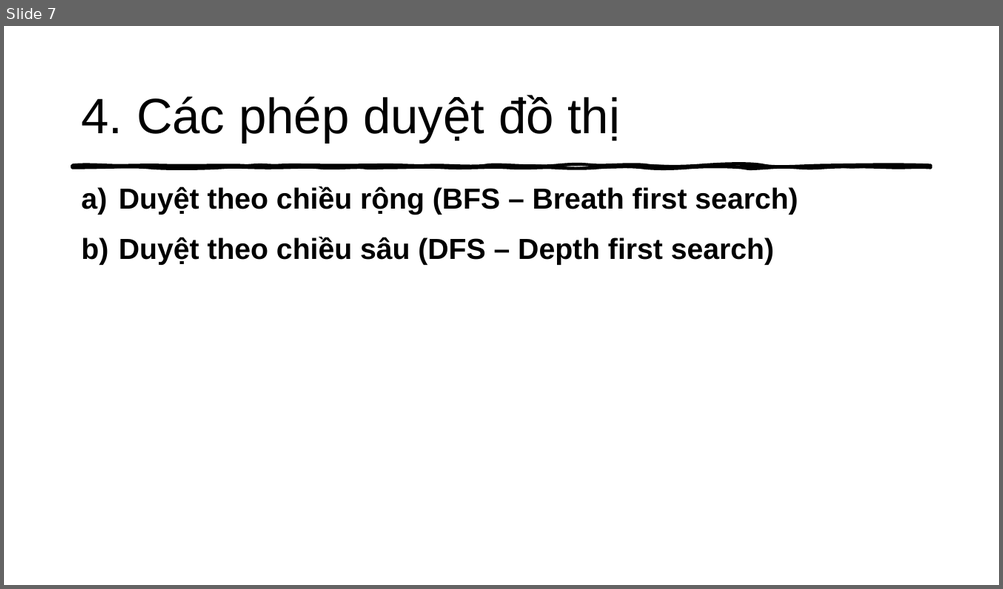
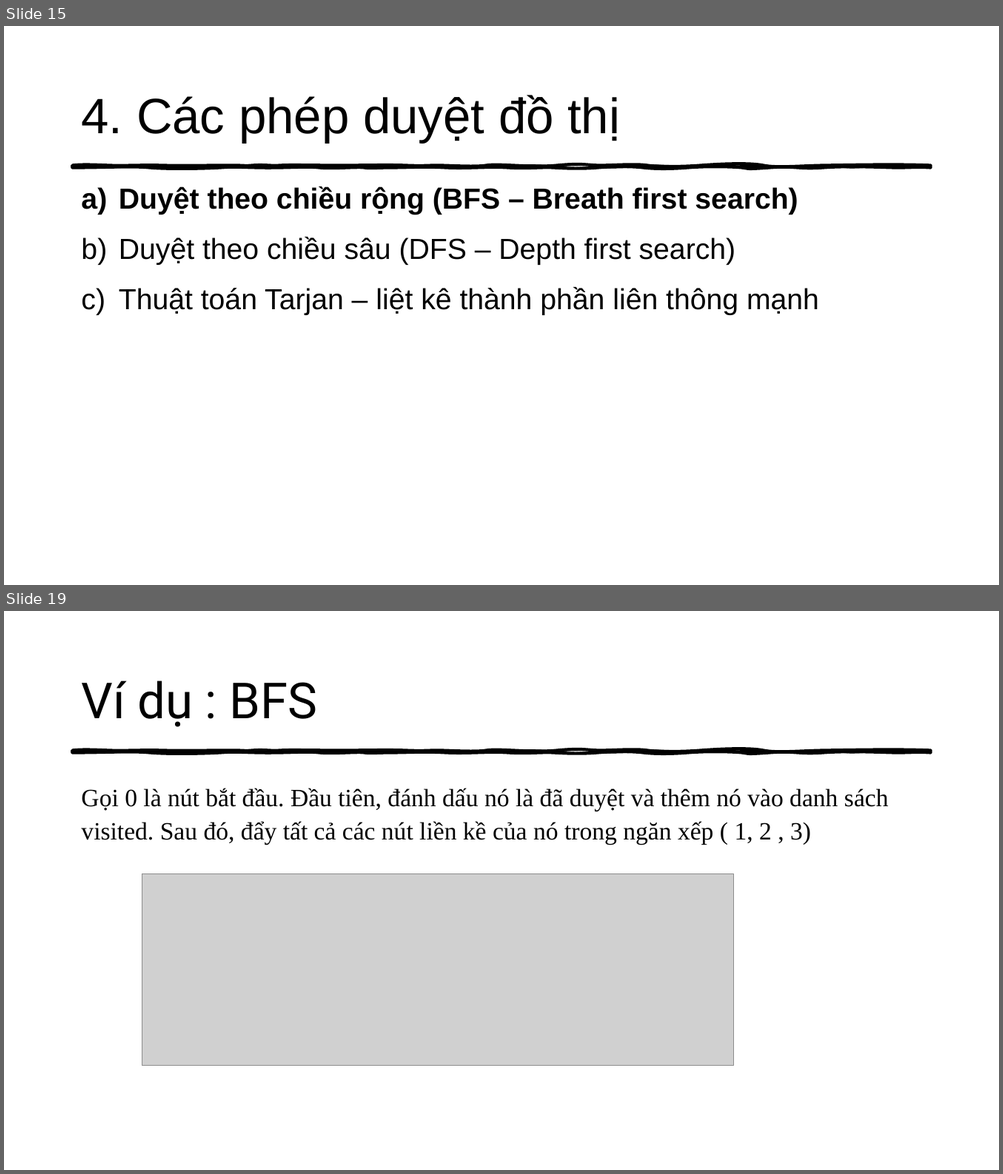
Before and after one commit to thathcmus/CTDL_GT, a slide deck: Cau_Truc_Du_Lieu_Do_Thi_Va_Ung_Dung.pptx. Shown one above the other, each under a label of ours: slide 7 before the commit, slides 15 and 19 after it; the slides between them are not shown. The pictures are 1003x589 and 1003x1174 pixels, drawn with LibreOffice and Linux fonts; fonts in the diff are those of the drawing; grey boxes stand for pictures. Boxes give left, top, right and bottom in pixels: in the first picture for what was removed or moved away, otherwise in the second. Text is boxed around its words. In the diff, an @@ line names an element or a change of style, - is before the commit and + after.

```diff
--- a/Cau_Truc_Du_Lieu_Do_Thi_Va_Ung_Dung.pptx
+++ b/Cau_Truc_Du_Lieu_Do_Thi_Va_Ung_Dung.pptx
@@ slide 19 added at box(4, 611, 999, 1170), background #FFFFFF; not listed: 1 template element that a slide beside it also shows @@
@@ title added at box(81, 681, 318, 727), 48 pt, text #000000 @@
+Ví dụ : BFS
@@ text added at box(81, 788, 888, 845), 24 pt, text #000000 @@
+Gọi 0 là nút bắt đầu. Đầu tiên, đánh dấu nó là đã duyệt và thêm nó vào danh sách visited. Sau đó, đẩy tất cả các nút liền kề của nó trong ngăn xếp ( 1, 2 , 3)
@@ picture added at box(142, 874, 733, 1066) @@
@@ what was slide 7 is now slide 15 @@
@@ slide 15 changed as well @@
@@ text at box(119, 237, 736, 265): bold off in "Duyệt theo chiều sâu (DFS – Depth ..." @@
@@ text at box(119, 287, 819, 315): paragraph added @@
+c) Thuật toán Tarjan – liệt kê thành phần liên thông mạnh
```
Also in this commit, not shown: 3 other slides changed, 28 other slides added, 5 other files.
